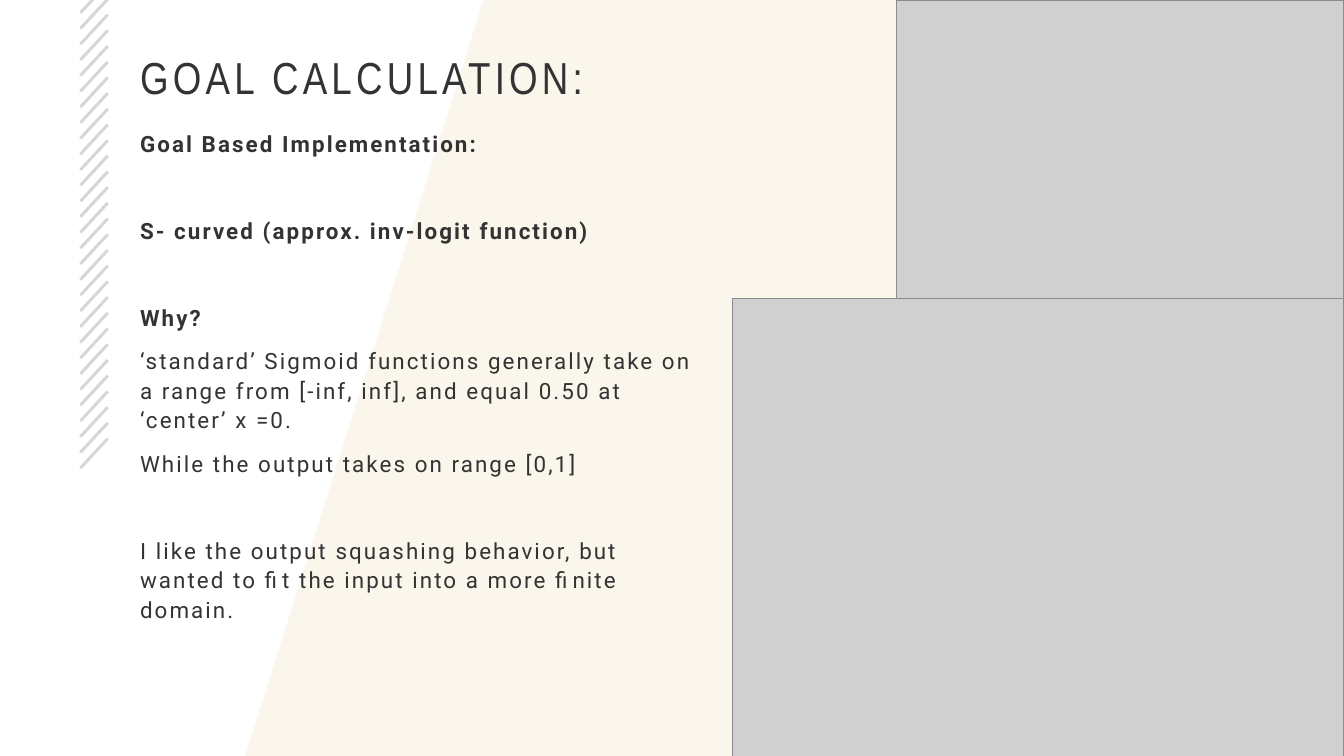
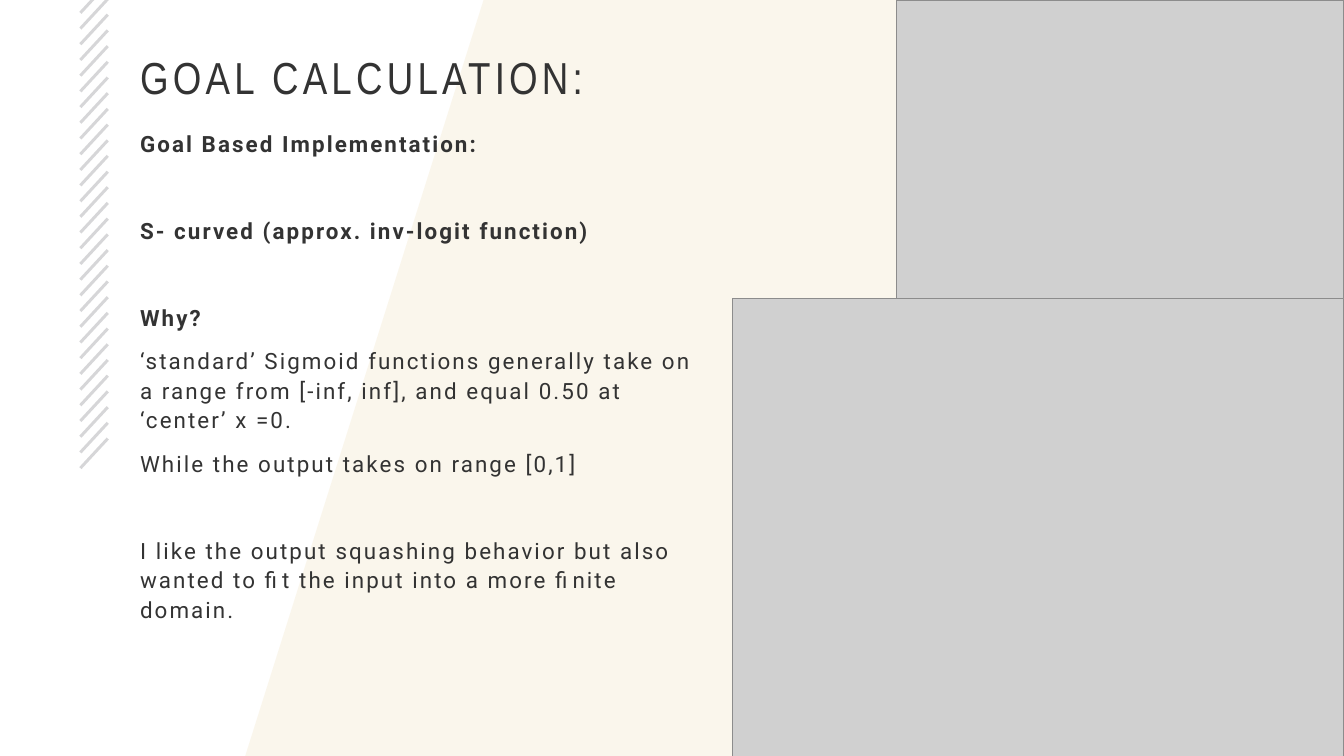
Before and after one commit to rich-java-dev/world-trade-ai-part1, a slide deck: slide 8 of CS5260-part1.pptx (slide 10 before the commit). Drawn at 1344x756 pixels with LibreOffice and Linux fonts; fonts in the diff are those of the drawing; grey boxes stand for pictures; background and template pictures are left out. Boxes give left, top, right and bottom in pixels: in the first picture for what was removed or moved away, otherwise in the second. Text is boxed around its words. In the diff, an @@ line names an element or a change of style, - is before the commit and + after.

```diff
--- a/CS5260-part1.pptx
+++ b/CS5260-part1.pptx
@@ text at [140, 542, 668, 618]: text changed @@
-I like the output squashing behavior, but wanted to fit the input into a more finite domain.
+I like the output squashing behavior but also wanted to fit the input into a more finite domain.
```
Also in this commit, not shown: 2 other slides changed, 16 slides added, 5 slides removed, 15 other files.
